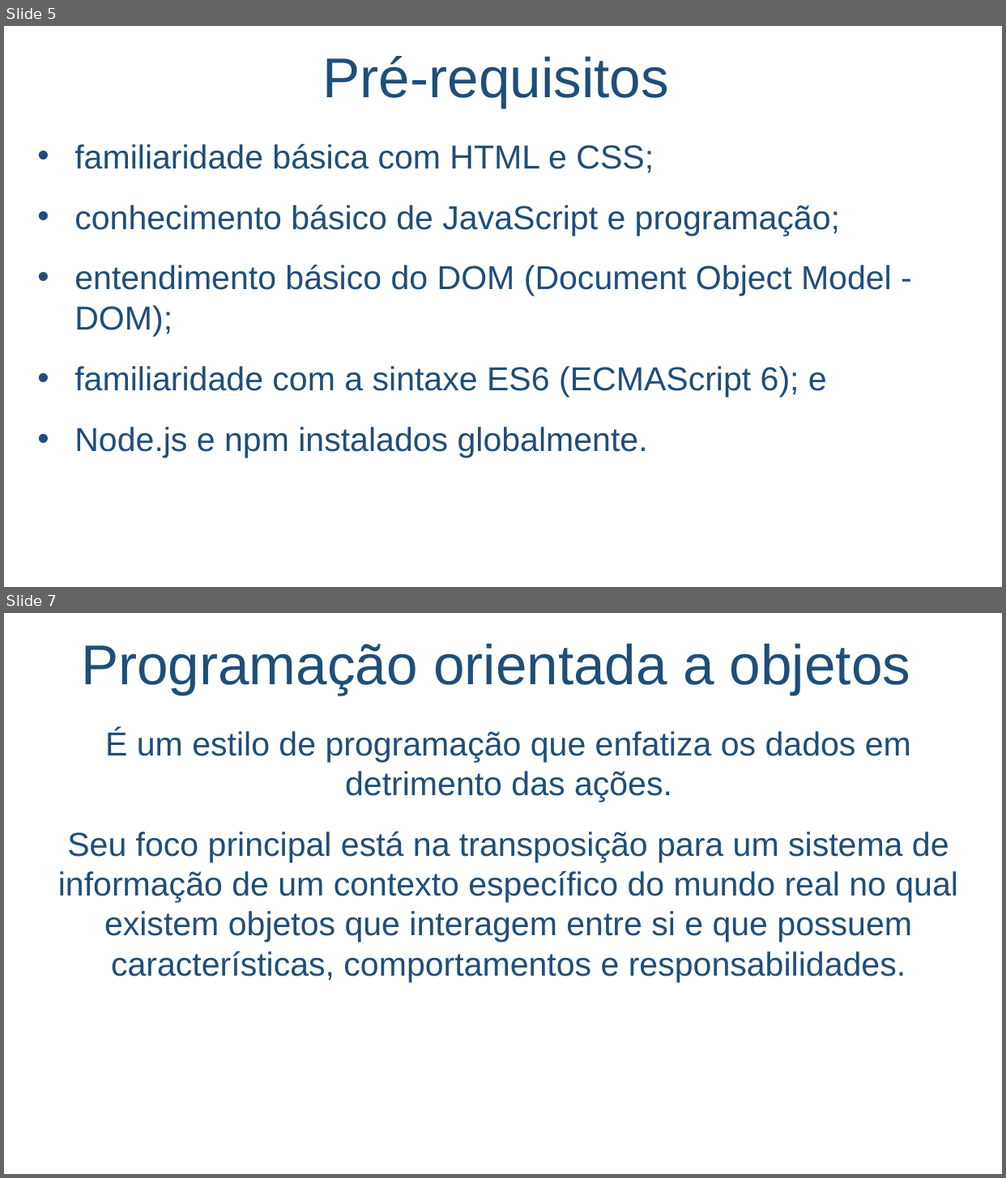
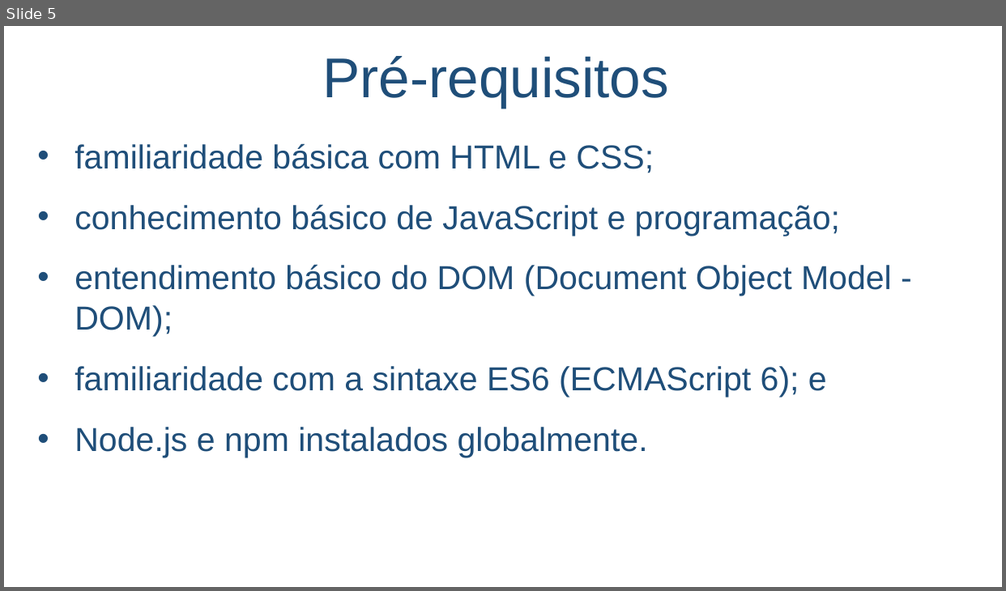
Before and after one commit to salmo-jr/public-slides, a slide deck: React.pptx. Shown one above the other, each under a label of ours: slides 5 and 7 before the commit, slide 5 after it; the slides between them are not shown. The pictures are 1006x1178 and 1006x591 pixels, drawn with LibreOffice and Linux fonts; fonts in the diff are those of the drawing; background and template pictures are left out. Boxes give left, top, right and bottom in pixels: in the first picture for what was removed or moved away, otherwise in the second. Text is boxed around its words. In the diff, an @@ line names an element or a change of style, - is before the commit and + after.

```diff
--- a/React.pptx
+++ b/React.pptx
@@ slide 7 removed at [4,613,1002,1174], background picture (left out) @@
@@ text removed at [81,643,910,695] @@
-Programação orientada a objetos
@@ text removed at [58,729,958,982] @@
-É um estilo de programação que enfatiza os dados em detrimento das ações.
-Seu foco principal está na transposição para um sistema de informação de um contexto específico do mundo real no qual existem objetos que interagem entre si e que possuem características, comportamentos e responsabilidades.
```
Also in this commit, not shown: 4 slides changed, 8 slides added, 4 other slides removed, 2 other files.
